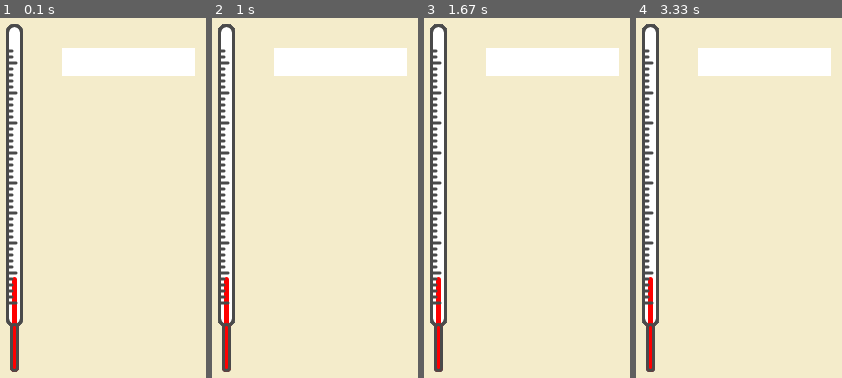
Above: before the commit, frames 1-4 (left to right).
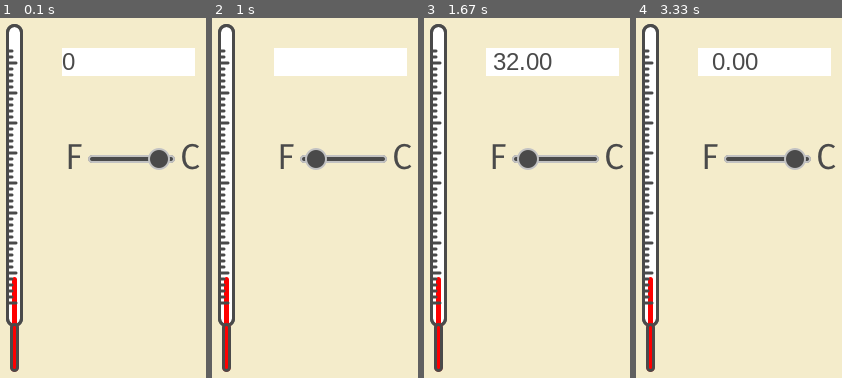
Above: after the commit, the same moments.

Repository: pigmonchu/termoPyGame
Game: pygame game, started from main.py
Same seed, same stepped clock (60 frames per second), same inputs: the game is played once before the commit and once after it.
Inputs (mouse positions are in pixels of both pictures, inside the frame that each line leads up to):
- Up to frame 1 (0.1 s): no input
- Up to frame 2 (1 s): click (312, 198) at 0.38 s; hold Delete from 0.67 s (still down)
- Up to frame 3 (1.67 s): release Delete at 1.13 s; click (434, 133) at 1.22 s; click (outside the picture) at 1.55 s
- Up to frame 4 (3.33 s): click (743, 57) at 1.88 s; click (722, 306) at 2.22 s; click (726, 126) at 2.55 s; click (695, 111) at 2.88 s; click (813, 162) at 3.22 s

The runs differ from the first frame. In frame 1, 1.8% of the frame differs, in the area x 2-97%, y 1-99%; in frame 2, 1.7%; in frame 3, 2.2%; in frame 4, 2.1%.

Commit message:
Conversion y borrado con Supr

Diff:
--- a/main.py
+++ b/main.py
@@ -1,12 +1,41 @@
 import pygame, sys
 from pygame.locals import *
 
+
+class Selector():
+    __tipoUnidad = None
+
+    def __init__(self, unidad="C"):
+        self.__customes = []
+
+        self.__customes.append(pygame.image.load("images/posiF.png"))
+        self.__customes.append(pygame.image.load("images/posiC.png"))
+        self.unidad(unidad)
+
+    def on_click(self):
+        if self.__tipoUnidad == "C":
+            return self.__change("F")
+        else:
+            return self.__change("C")
+
+    def unidad(self, value=None):
+        if value == None:
+            return self.__tipoUnidad
+        else:
+            if value == 'C' or value == 'F':
+                return self.__change(value)
+            return False
+
+    def __change(self, value):
+        self.__tipoUnidad = value
+        self.custome = self.__customes[0] if value == 'F' else self.__customes[1]
+        return self.__tipoUnidad
 
 
 class NumberInput():
     __commasCount = 0
     __value = 0
-    __strValue = ""
+    __strValue = "0"
     __maxLength = 10
     __position = (0,0)
     __size = (0, 0)
@@ -28,6 +57,9 @@
             if self.__strValue[-1] == ',':
                 self.__commasCount = 0
             self.__strValue = self.__strValue[:-1]
+        elif event.key == K_DELETE:
+            self.__strValue = ""
+            self.__commasCount = 0
         else:
             pass
         self.value(self.__strValue)
@@ -120,55 +152,19 @@
 
 
 class Termometro():
-    __tipoUnidad = 'C'
-    __temperatura = 0
-
-
-    def __init__(self, temperatura=0, tipoUnidad='C'):
-
-        self.temperatura(temperatura)
-        self.unidadMedida(tipoUnidad)
-        self.__customes = []
-        for i in range(1,4):
-            self.__customes.append(pygame.image.load("images/termo{}.png".format(i)))
-        self.custome = self.__customes[0]
-
-
-    def unidadMedida(self, uniM=None):
-        if uniM == None:
-            return self.__tipoUnidad
-        else:
-            if uniM == 'F' or uniM == 'C':
-                self.__tipoUnidad = uniM
-
-    def temperatura(self, temperatura=None):
-        if temperatura == None:
-            return self.__temperatura
-        else:
-            try:
-                self.__temperatura = float(temperatura)
-            except:
-                pass
-
-    def __conversor(self, temperatura, unidad):
-        if unidad != 'C'  and unidad != 'F':
-            return self.__temperatura
-        elif unidad == 'C':
-            return temperatura * 9/5 + 32
-        else:
-            return (temperatura - 32) * 5/9
-
-    def mide(self, uniM=None):
-        if uniM == None or uniM == self.__unidadM:
-            return self.__temperatura
-        else:
-            if uniM == 'F' or uniM == 'C':
-                return self.__conversor(self.__temperatura, self.__unidadM)
-            else:
-                return self.__temperatura
-
-    def __str__(self):
-        return "{}° {}".format(self.__temperatura, self.tipoUnidad)
+    def __init__(self):
+        self.custome = pygame.image.load("images/termo1.png")
+
+    def conversor(self, temperatura, toUnidad):
+        resultado = 0
+        if toUnidad != 'C'  and toUnidad != 'F':
+            resultado = temperatura
+        elif toUnidad == 'F':
+            resultado = temperatura * 9/5 + 32
+        else:
+            resultado = (temperatura - 32) * 5/9
+
+        return "{:6.2f}".format(resultado)
 
 
 
@@ -181,19 +177,21 @@
     def __init__(self):
         self.__screen = pygame.display.set_mode((290, 415))
         pygame.display.set_caption("Termómetro")
-        self.__screen.fill((244, 236, 203))
-
-        self.termometro = Termometro(0, 'C')
+
+        self.termometro = Termometro()
         self.entrada = NumberInput()
         self.entrada.pos((106, 58))
         self.entrada.size((133, 28))
+        self.selector = Selector('C')
 
     def __on_close(self):
         pygame.quit()
         sys.exit()
 
     def __on_render(self):
+        self.__screen.fill((244, 236, 203))
         self.__screen.blit(self.termometro.custome, (50, 34))
+        self.__screen.blit(self.selector.custome, (112, 153))
         text = self.entrada.render()
         pygame.draw.rect(self.__screen, self.entrada.backgroundColor, text['rect'])
         self.__screen.blit(text['textBlock'], text['rect'])
@@ -208,6 +206,13 @@
             if event.type == KEYDOWN:
                 self.entrada.on_change(event)
 
+            if event.type == MOUSEBUTTONDOWN:
+                unidad = self.selector.on_click()
+                newValue = self.termometro.conversor(self.entrada.value(), unidad)
+                print("{} a {} es {}".format(self.entrada.value(), unidad, newValue))
+
+                self.entrada.value(newValue)
+
 
     def maincycle(self):
         while True:
Binary file removed: images/posi02.png
Binary file removed: images/posi03.png
Binary file added: images/posiC.png
Binary file added: images/posiF.png
